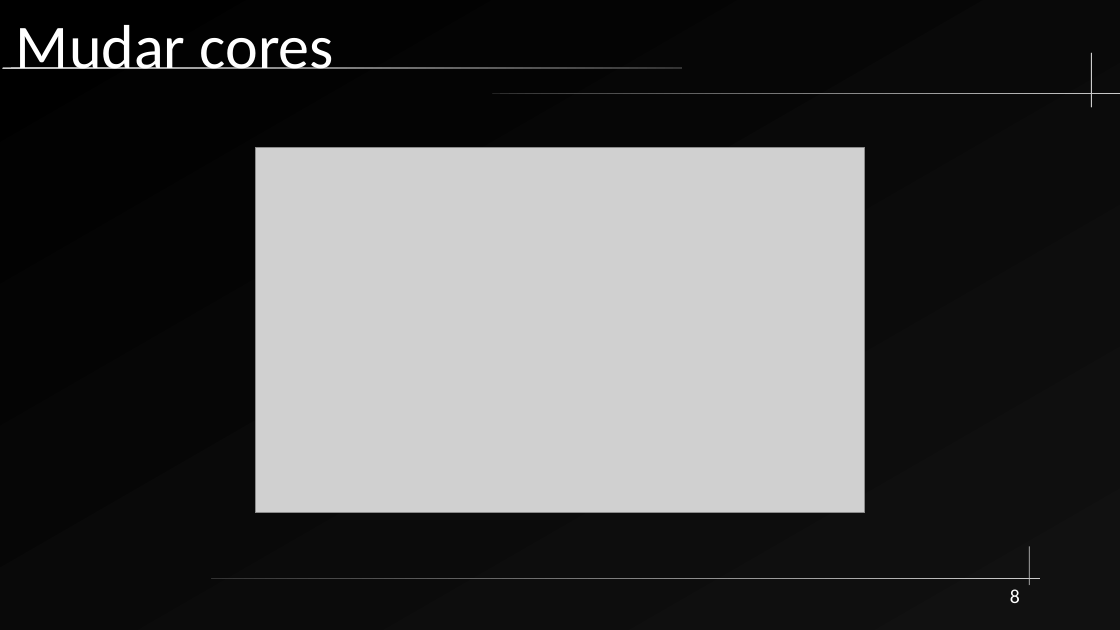
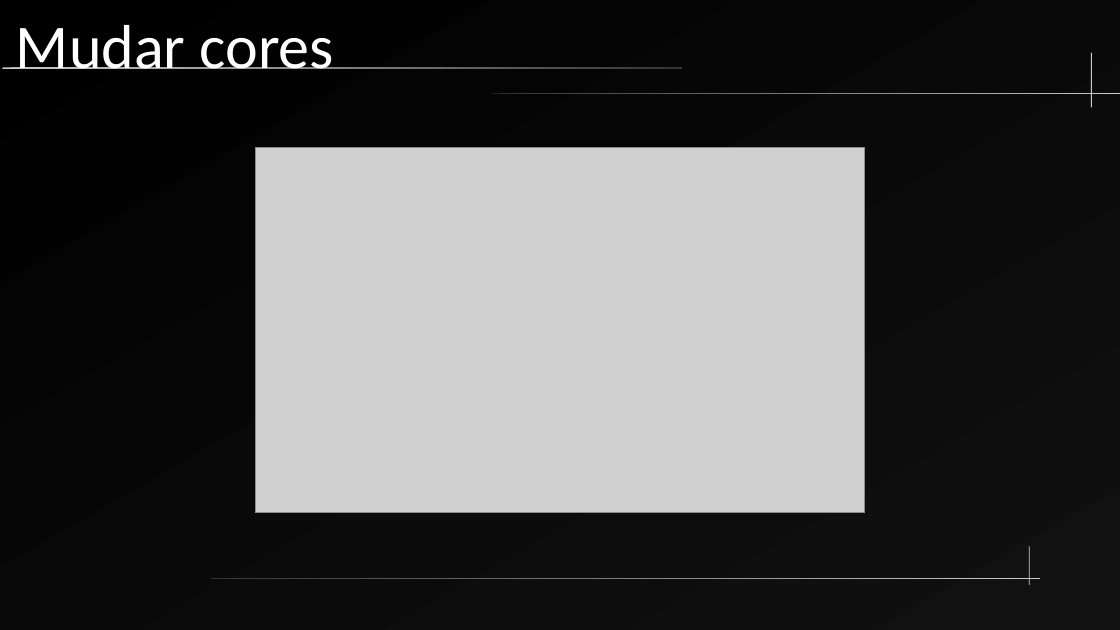
Before and after one commit to ViniciusSVal/LP2, a slide deck: slide 8 of Slides/EdVetSlide1.odp. Drawn at 1120x630 pixels with LibreOffice and Linux fonts; fonts in the diff are those of the drawing; grey boxes stand for pictures. Boxes give left, top, right and bottom in pixels: in the first picture for what was removed or moved away, otherwise in the second. Text is boxed around its words. In the diff, an @@ line names an element or a change of style, - is before the commit and + after.

```diff
--- a/Slides/EdVetSlide1.odp
+++ b/Slides/EdVetSlide1.odp
@@ page number removed at (x1=1010, y1=589, x2=1020, y2=603) @@
-8
```
Also in this commit, not shown: 6 other slides changed.
